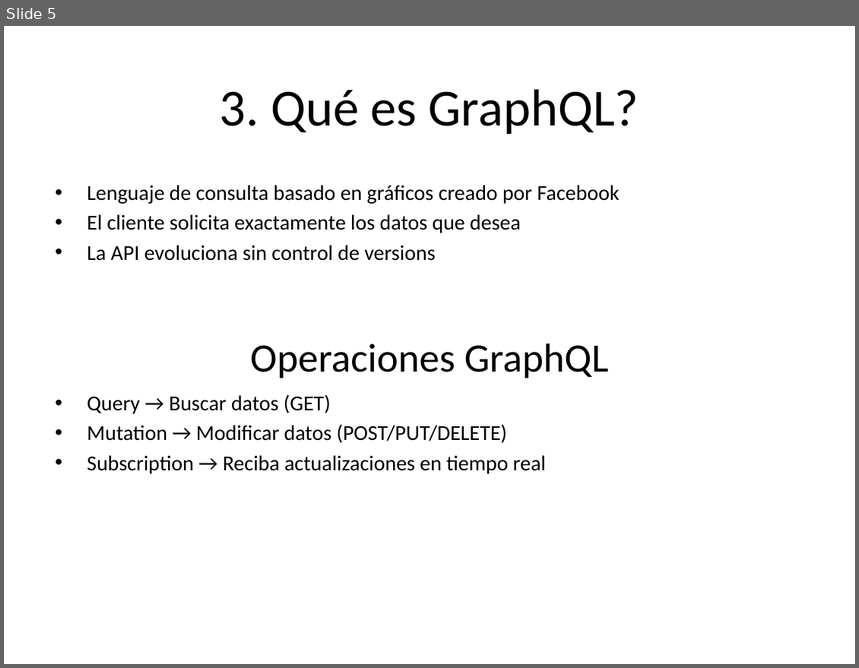
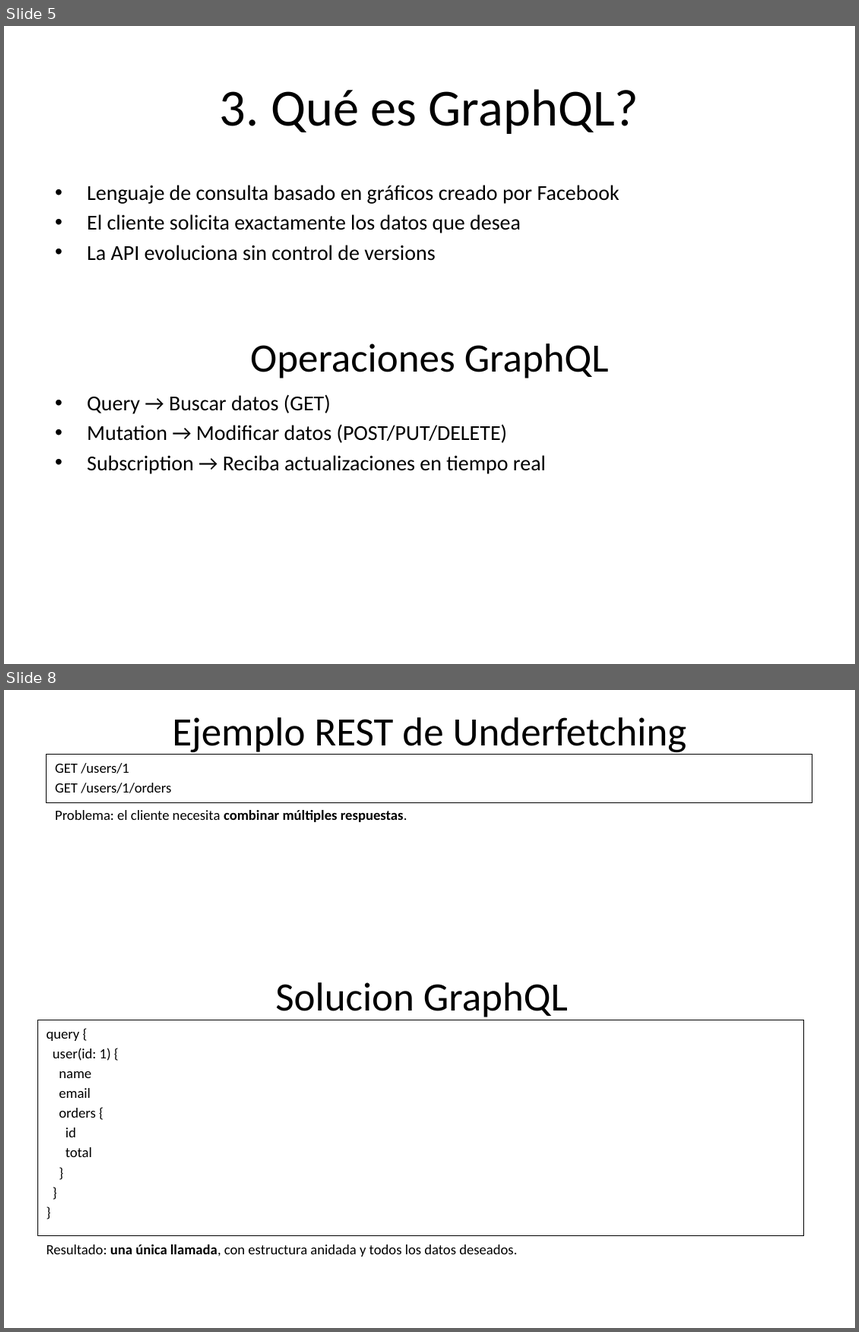
Before and after one commit to pedrobvferreira/graphql, a slide deck: presentation_es.pptx. Shown one above the other, each under a label of ours: slide 5 before the commit, slides 5 and 8 after it; the slides between them are not shown. The pictures are 859x668 and 859x1332 pixels, drawn with LibreOffice and Linux fonts; fonts in the diff are those of the drawing. Boxes give left, top, right and bottom in pixels: in the first picture for what was removed or moved away, otherwise in the second. Text is boxed around its words. In the diff, an @@ line names an element or a change of style, - is before the commit and + after.

```diff
--- a/presentation_es.pptx
+++ b/presentation_es.pptx
@@ slide 8 added at [4,690,855,1328], background #FFFFFF @@
@@ text added at [172,717,687,755], 34.1 pt, text #000000 @@
+Ejemplo REST de Underfetching
@@ rectangle added at [47,755,813,803], outline #000000 0.75 pt, 12 pt, text #000000 @@
+GET /users/1
+GET /users/1/orders
@@ text added at [55,810,408,822], 12 pt, text #000000 @@
+Problema: el cliente necesita combinar múltiples respuestas.
@@ text added at [275,983,568,1021], 34.1 pt, text #000000 @@
+Solucion GraphQL
@@ rectangle added at [38,1021,804,1236], fill #FFFFFF, outline #000000 0.75 pt, 12 pt, text #000000 @@
+query {
+user(id: 1) {
+name
+email
+orders {
+id
+total
+}
+}
+}
@@ text added at [47,1245,517,1257], 12 pt, text #000000 @@
+Resultado: una única llamada, con estructura anidada y todos los datos deseados.
```
Also in this commit, not shown: 7 slides changed, 1 other slide added, 1 other file.
